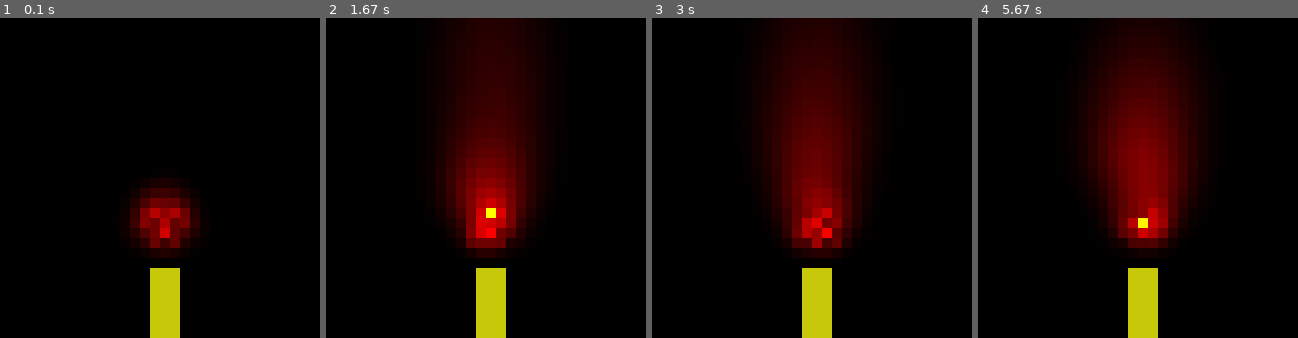
Above: before the commit, frames 1-4 (left to right).
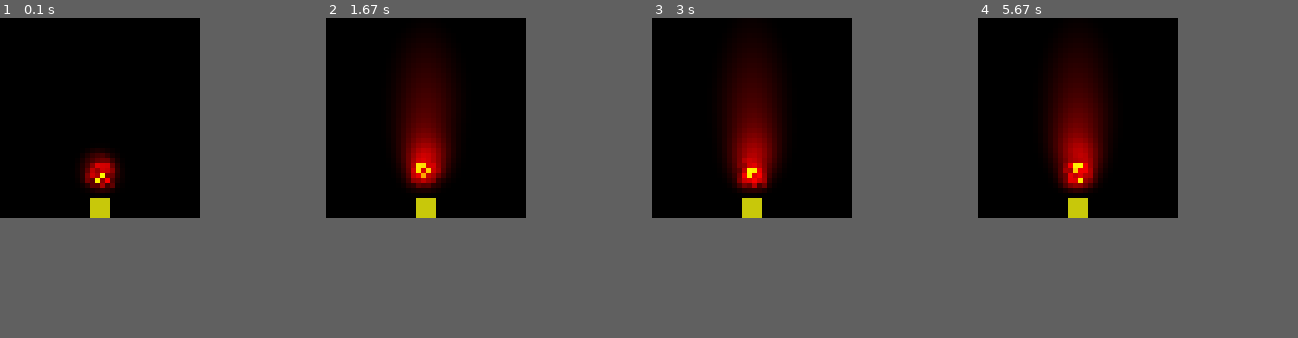
Above: after the commit, the same moments.

Repository: Mo0dy/Code4Fun
Game: pygame game, started from Projects/MatrixAnimations/Matrix.py
The game is run twice, just before and just after one commit, with the same random seed, the same clock (stepped at 60 frames per second) and the same inputs.
Inputs:
- Up to frame 1 (0.1 s): no input
- Up to frame 2 (1.67 s): no input
- Up to frame 3 (3 s): no input
- Up to frame 4 (5.67 s): no input
The window is 320x320 before the commit and 200x200 after it. Grey fills any space a smaller window leaves; there, only what the larger window draws over its background counts as a difference.

The runs differ from the first frame. In frame 1, 7.7% of the frame differs, in the area x 25-63%, y 40-100%; in frame 2, 26%; in frame 3, 27%, in the area x 21-69%, y 0-100%; in frame 4, 27%.

Commit message:
added support for different resolutions

Diff:
--- a/Projects/MatrixAnimations/GridFlame.py
+++ b/Projects/MatrixAnimations/GridFlame.py
@@ -9,13 +9,29 @@
                     [0.07, 0.2, 0.03]])
 
 
-value = np.reshape(np.random.random_integers(2, 25, 9), (3, 3)) * 8
+
+def update_ignition_values():
+    global ignition_values
+    ignition_values = np.reshape(np.random.random_integers(2, 25, ign_dx * 4 * ign_dy), (ign_dx * 2, ign_dy * 2)) * 8
 
 
 def init(mat_shape, res):
-    global heat_mat, resolution
+    global heat_mat, resolution, ignition_area, ign_dx, ign_dy, candle_area
     resolution = res
     heat_mat = np.zeros(mat_shape[:2] * resolution, dtype=np.float)
+    ign_x = int(heat_mat.shape[0] / 2)
+    ign_y = int(heat_mat.shape[1] * 0.8)
+    ign_dy = int(heat_mat.shape[1] * 0.05)
+    ign_dx = int(heat_mat.shape[0] * 0.05)
+    ignition_area = np.array([[ign_x - ign_dx, ign_x + ign_dx], [ign_y - ign_dy, ign_y + ign_dy]])
+
+    candle_x = int(mat_shape[0] / 2)
+    candle_y = int(mat_shape[1])
+    candle_dy = int(mat_shape[1] * 0.1)
+    candle_dx = int(mat_shape[0] * 0.05)
+
+    candle_area = np.array([[candle_x - candle_dx, candle_x + candle_dx], [candle_y - candle_dy, candle_y]])
+    update_ignition_values()
 
 
 def color_temperature(temp):
@@ -50,11 +66,11 @@
 
 
 def update(content):
-    global heat_mat, value
+    global heat_mat
     # sparking flame:
-    if np.random.rand() < 0.3:
-        value = np.reshape(np.random.random_integers(2, 25, 9), (3, 3)) * 8
-    heat_mat[15:18, 20:23] = value
+    if np.random.rand() < 0.8:
+        update_ignition_values()
+    heat_mat[ignition_area[0][0]: ignition_area[0][1], ignition_area[1][0]: ignition_area[1][1]] = ignition_values
     # diffusion
     heat_mat = heat_mat + convolve(heat_mat, con_mat)
     # cooling
@@ -68,4 +84,4 @@
         for j in range(content.shape[1]):
             content[i, j] = color_linear(content[i, j, 0])
 
-    content[15:18, 25:32] = [200, 200, 10]
+    content[candle_area[0][0]: candle_area[0][1], candle_area[1][0]: candle_area[1][1]] = [200, 200, 10]
--- a/Projects/MatrixAnimations/Matrix.py
+++ b/Projects/MatrixAnimations/Matrix.py
@@ -4,7 +4,7 @@
 from scipy.ndimage.filters import convolve
 import Code4Fun.Projects.MatrixAnimations.GridFlame as gFlame
 
-mat_shape = np.array([32, 32, 3])
+mat_shape = np.array([40, 40, 3])
 margins = 0
 resolution = 1
 content = np.zeros(mat_shape)
@@ -13,7 +13,7 @@
 
 
 pg.init()
-window_size = mat_shape[0] * 10, mat_shape[1] * 10
+window_size = mat_shape[0] * 5, mat_shape[1] * 5
 origin = Vec2(np.array(window_size)) / 2
 screen = pg.display.set_mode(window_size)
 pg.display.set_caption("Matrix Animations")
